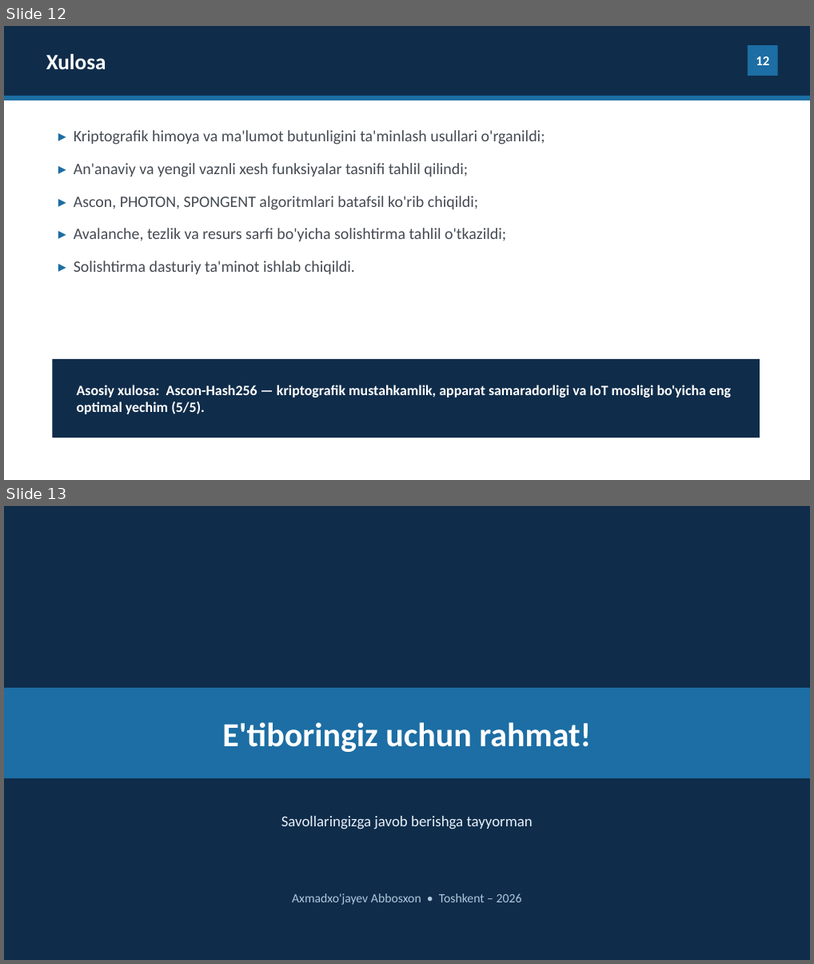
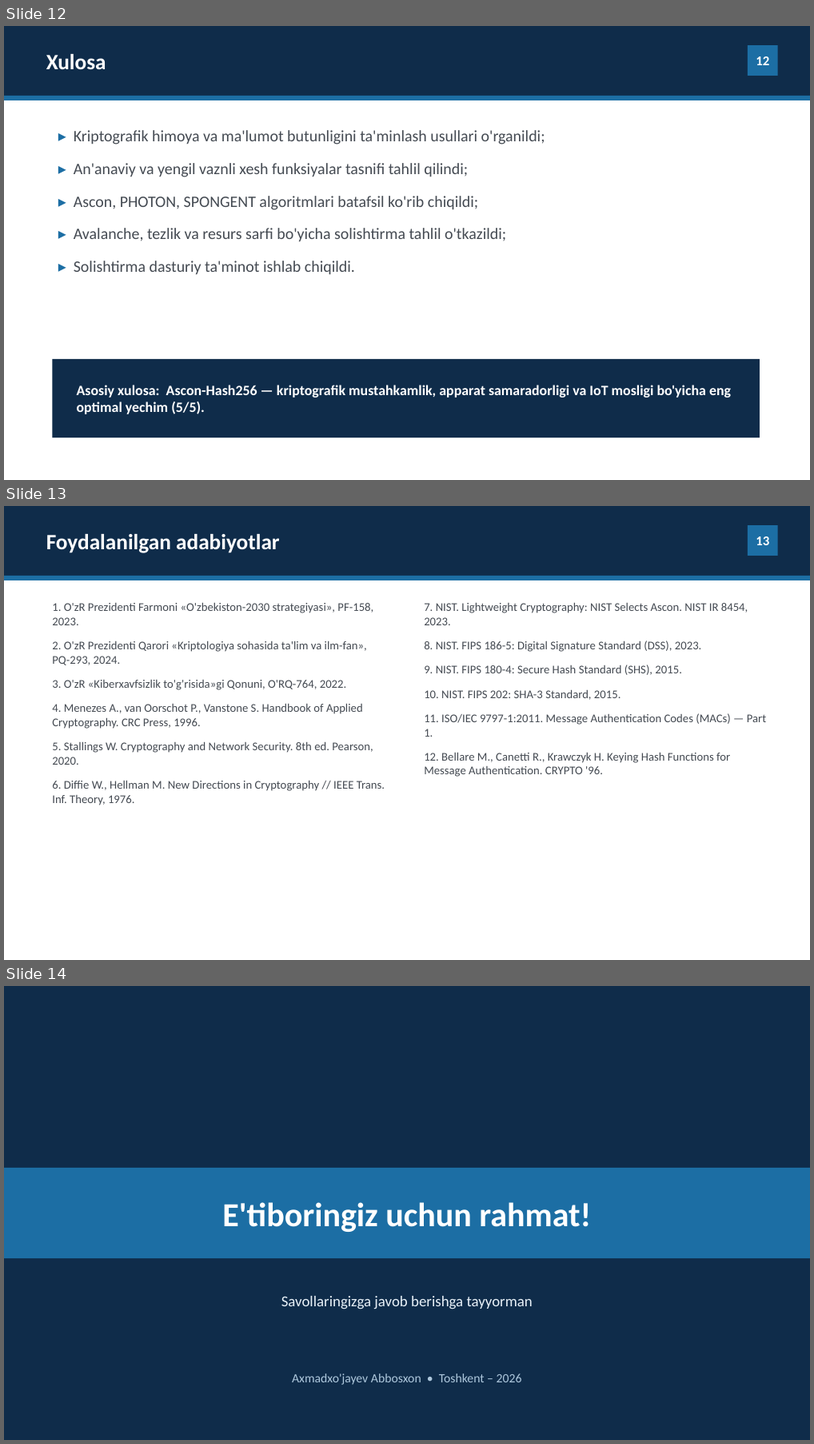
Before and after one commit to Ahmadkhojaev/diplom_ishi, a slide deck: Abbos_taqdimot.pptx. Shown one above the other, each under a label of ours: slides 12 and 13 before the commit, slides 12, 13 and 14 after it. The pictures are 814x964 and 814x1444 pixels, drawn with LibreOffice and Linux fonts; fonts in the diff are those of the drawing. Boxes give left, top, right and bottom in pixels: in the first picture for what was removed or moved away, otherwise in the second. Text is boxed around its words. In the diff, an @@ line names an element or a change of style, - is before the commit and + after.

Commit message:
Taqdimot: ilmiy rahbar (Olimov I.S.) va foydalanilgan adabiyotlar slaydi qo'shildi

```diff
--- a/Abbos_taqdimot.pptx
+++ b/Abbos_taqdimot.pptx
@@ slide 13 added at bbox=[4, 506, 810, 960], background #FFFFFF @@
@@ rectangle added at bbox=[4, 506, 810, 576], fill #0F2C4A @@
@@ rectangle added at bbox=[748, 525, 778, 556], fill #1C6EA4 @@
@@ text added at bbox=[46, 534, 280, 553], 26 pt, text #FFFFFF, bold @@
+Foydalanilgan adabiyotlar
@@ text added at bbox=[756, 536, 770, 545], 16 pt, text #FFFFFF, bold @@
+13
@@ rectangle added at bbox=[4, 576, 810, 580], fill #1C6EA4 @@
@@ text added at bbox=[52, 602, 385, 805], 14 pt, text #444A52 @@
+1. O'zR Prezidenti Farmoni «O'zbekiston-2030 strategiyasi», PF-158, 2023.
+2. O'zR Prezidenti Qarori «Kriptologiya sohasida ta'lim va ilm-fan», PQ-293, 2024.
+3. O'zR «Kiberxavfsizlik to'g'risida»gi Qonuni, O'RQ-764, 2022.
+4. Menezes A., van Oorschot P., Vanstone S. Handbook of Applied Cryptography. CRC Press, 1996.
+5. Stallings W. Cryptography and Network Security. 8th ed. Pearson, 2020.
+6. Diffie W., Hellman M. New Directions in Cryptography // IEEE Trans. Inf. Theory, 1976.
@@ text added at bbox=[424, 602, 766, 776], 14 pt, text #444A52 @@
+7. NIST. Lightweight Cryptography: NIST Selects Ascon. NIST IR 8454, 2023.
+8. NIST. FIPS 186-5: Digital Signature Standard (DSS), 2023.
+9. NIST. FIPS 180-4: Secure Hash Standard (SHS), 2015.
+10. NIST. FIPS 202: SHA-3 Standard, 2015.
+11. ISO/IEC 9797-1:2011. Message Authentication Codes (MACs) — Part 1.
+12. Bellare M., Canetti R., Krawczyk H. Keying Hash Functions for Message Authentication. CRYPTO '96.
@@ what was slide 13 is now slide 14 @@
```
Also in this commit, not shown: 2 slides changed.
